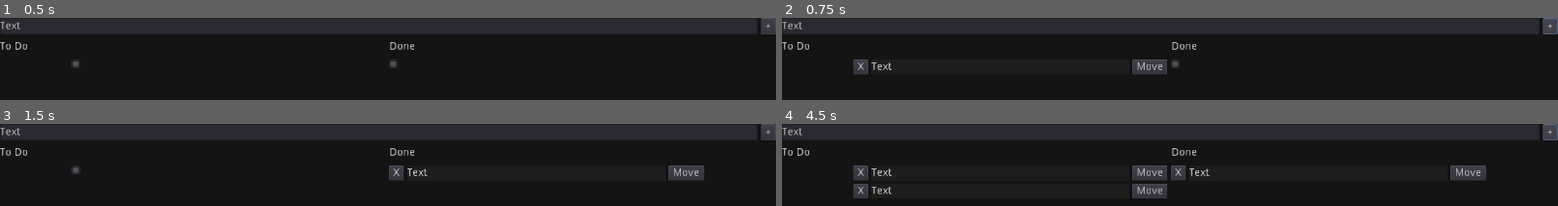
Above: before the commit, frames 1-4 (two rows, left to right).
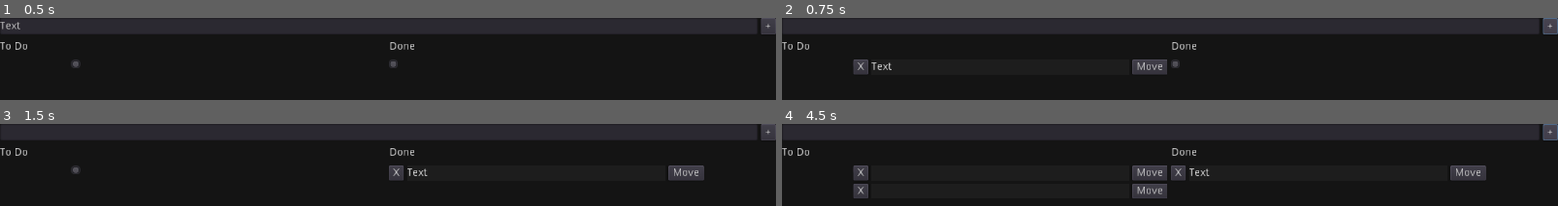
Above: after the commit, the same moments.

Repository: FunNoober/BRD-Sharp
Game: Godot game, scene res://Scenes and Prefabs/Board.tscn
Same seed, same stepped clock (60 frames per second), same inputs: the game is played once before the commit and once after it.
Inputs:
- Up to frame 1 (0.5 s): no input
- Up to frame 2 (0.75 s): click "+" at 0.5 s
- Up to frame 3 (1.5 s): click "Move" at 1.25 s
- Up to frame 4 (4.5 s): click "Move" at 2 s; click "+" at 2.75 s; click "Move" at 3.5 s; click "+" at 4.25 s

Frame 1 is identical in both runs. In frame 2, 0.1% of the frame differs, in the area x 0-3%, y 4-15%; in frame 3, 0.1%; in frame 4, 0.4%, in the area x 0-15%, y 4-86%.

Commit message:
commit on 'main'

Diff:
--- a/Scenes and Prefabs/Board.tscn
+++ b/Scenes and Prefabs/Board.tscn
@@ -118,4 +118,5 @@
 "_edit_use_anchors_": false
 }
 
+[connection signal="gui_input" from="TopSectionContainer/NewItemText" to="." method="_on_NewItemText_gui_input"]
 [connection signal="pressed" from="TopSectionContainer/AddItemButotn" to="." method="_on_AddItemButotn_pressed"]
--- a/Scripts/Board.gd
+++ b/Scripts/Board.gd
@@ -38,16 +38,7 @@
 
 
 func _on_AddItemButotn_pressed():
-	var created_item = new_item.instance()
-	created_item.text_to_show = $TopSectionContainer/NewItemText.text
-	created_item.id = id
-	created_item.connect("item_deleted", self, "update_data")
-	id += 1
-
-	global_data.global_id = id
-	save_board_data()
-
-	$Containers/ScrollContainer/NotFinishedContainer.add_child(created_item)
+	create_item()
 
 func save_board_data():
 	var f = File.new()
@@ -59,3 +50,21 @@
 	id -= 1
 	global_data.global_id = id
 	save_board_data()
+
+
+func _on_NewItemText_gui_input(event: InputEvent) -> void:
+	if event.is_action_pressed("ui_accept"):
+		create_item()
+
+func create_item():
+	var created_item = new_item.instance()
+	created_item.text_to_show = $TopSectionContainer/NewItemText.text
+	$TopSectionContainer/NewItemText.text = ""
+	created_item.id = id
+	created_item.connect("item_deleted", self, "update_data")
+	id += 1
+
+	global_data.global_id = id
+	save_board_data()
+
+	$Containers/ScrollContainer/NotFinishedContainer.add_child(created_item)
--- a/project.godot
+++ b/project.godot
@@ -21,6 +21,13 @@
 
 [input]
 
+ui_accept={
+"deadzone": 0.5,
+"events": [ Object(InputEventKey,"resource_local_to_scene":false,"resource_name":"","device":0,"alt":false,"shift":false,"control":false,"meta":false,"command":false,"pressed":false,"scancode":16777221,"physical_scancode":0,"unicode":0,"echo":false,"script":null)
+, Object(InputEventKey,"resource_local_to_scene":false,"resource_name":"","device":0,"alt":false,"shift":false,"control":false,"meta":false,"command":false,"pressed":false,"scancode":16777222,"physical_scancode":0,"unicode":0,"echo":false,"script":null)
+, Object(InputEventJoypadButton,"resource_local_to_scene":false,"resource_name":"","device":0,"button_index":0,"pressure":0.0,"pressed":false,"script":null)
+ ]
+}
 ui_click={
 "deadzone": 0.5,
 "events": [ Object(InputEventMouseButton,"resource_local_to_scene":false,"resource_name":"","device":0,"alt":false,"shi …(212 unchanged characters)…
Not shown, changed: README.md
